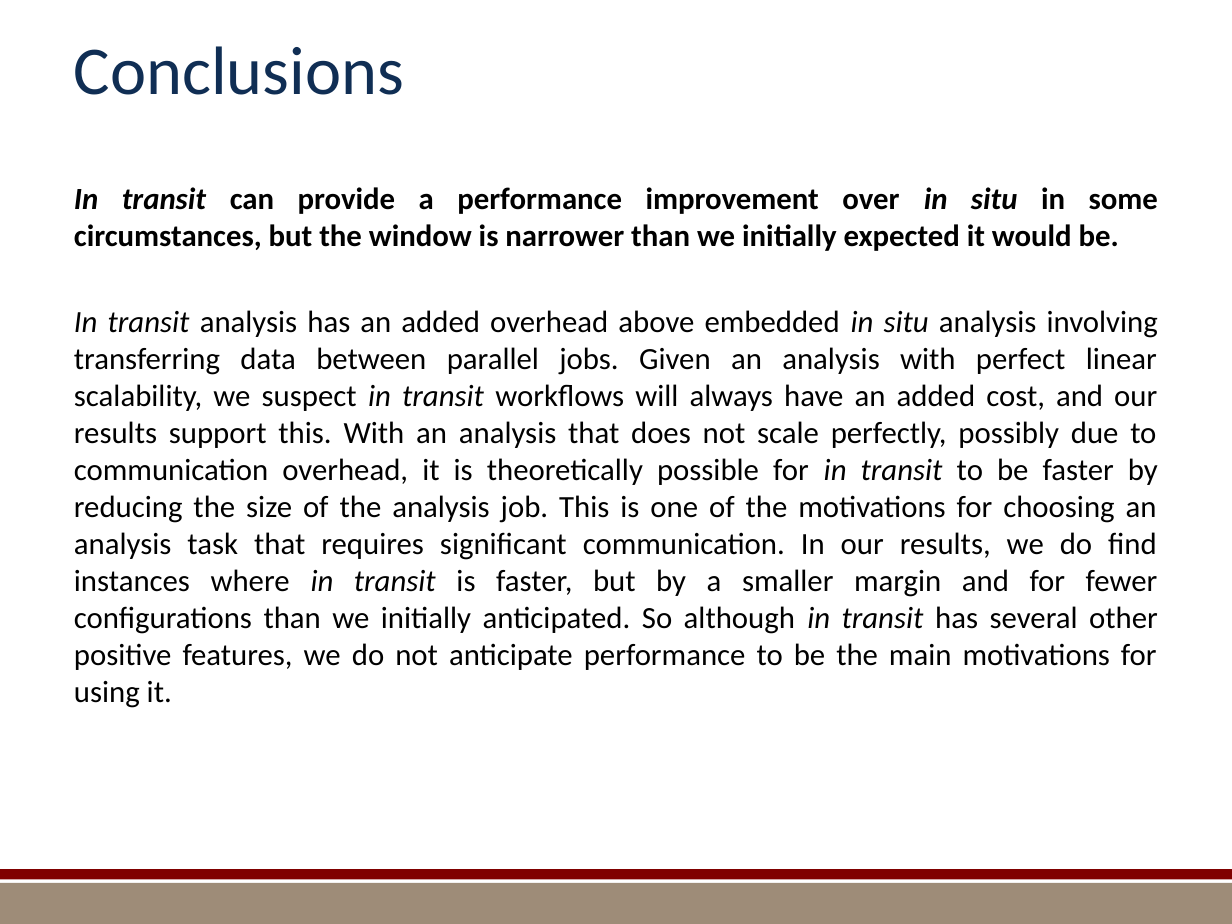
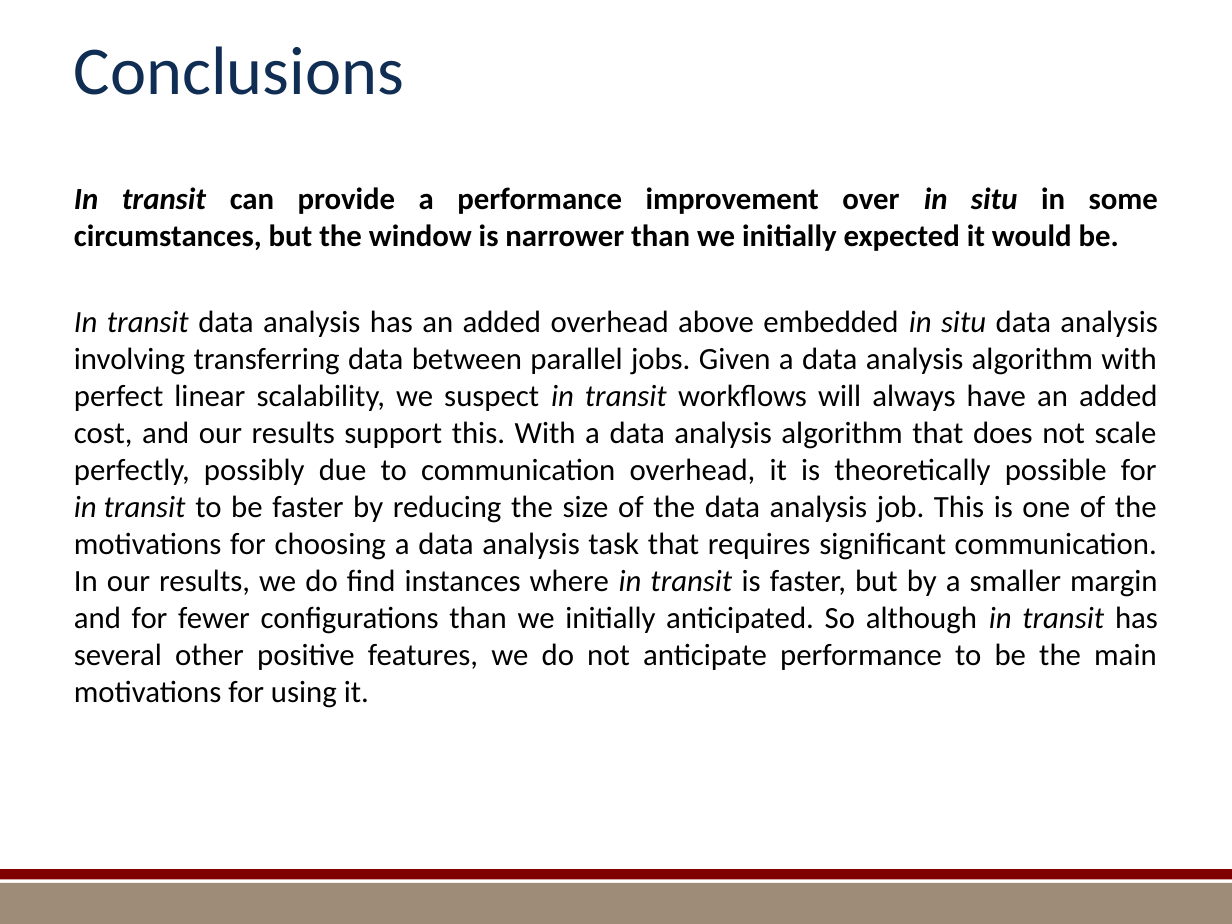
Before and after one commit to kmorel-papers/MilestoneFY13, a slide deck: slide 37 of Summary/SummarySlides.pptx. Drawn at 1232x924 pixels with LibreOffice and Linux fonts; fonts in the diff are those of the drawing; background and template pictures are left out. Boxes give left, top, right and bottom in pixels: in the first picture for what was removed or moved away, otherwise in the second. Text is boxed around its words. In the diff, an @@ line names an element or a change of style, - is before the commit and + after.

Commit message:
Response to several of Kim Mish's suggestions.

```diff
--- a/Summary/SummarySlides.pptx
+++ b/Summary/SummarySlides.pptx
@@ text at [74, 310, 1158, 708]: text changed @@
-In transit analysis has an added overhead above embedded in situ analysis involving transferring data between parallel jobs. Given an analysis with perfect linear scalability, we suspect in transit workflows will always have an added cost, and our results support this. With an analysis that does not scale perfectly, possibly due to communication overhead, it is theoretically possible for in transit to be faster by reducing the size of the analysis job. This is one of the motivations for choosing an analysis task that requires significant communication. In our results, we do find instances where in transit is faster, but by a smaller margin and for fewer configurations than we initially anticipated. So although in transit has several other positive features, we do not anticipate performance to be the main motivations for using it.
+In transit data analysis has an added overhead above embedded in situ data analysis involving transferring data between parallel jobs. Given a data analysis algorithm with perfect linear scalability, we suspect in transit workflows will always have an added cost, and our results support this. With a data analysis algorithm that does not scale perfectly, possibly due to communication overhead, it is theoretically possible for in transit to be faster by reducing the size of the data analysis job. This is one of the motivations for choosing a data analysis task that requires significant communication. In our results, we do find instances where in transit is faster, but by a smaller margin and for fewer configurations than we initially anticipated. So although in transit has several other positive features, we do not anticipate performance to be the main motivations for using it.
```
Also in this commit, not shown: 9 other slides changed, 1 slide added, 1 slide removed, 9 other files.
